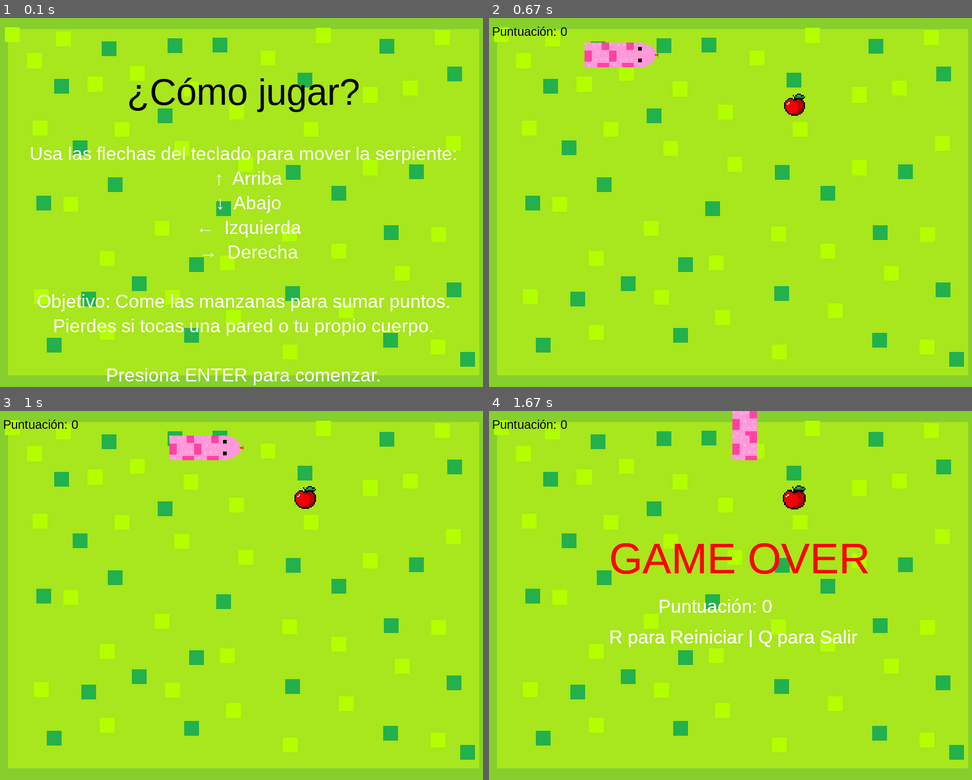
Above: before the commit, frames 1-4 (two rows, left to right).
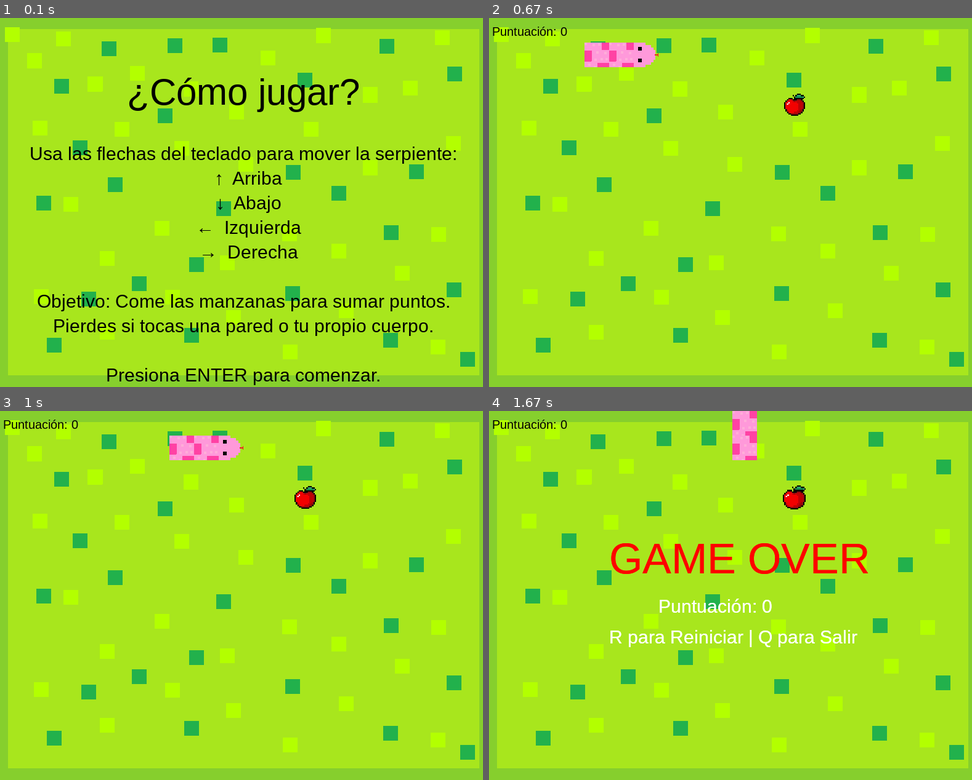
Above: after the commit, the same moments.

Repository: yuriangelperez/Proyecto-pygame-Snike
Game: pygame game, started from main.py
Same seed, same stepped clock (60 frames per second), same inputs: the game is played once before the commit and once after it.
Inputs:
- Up to frame 1 (0.1 s): no input
- Up to frame 2 (0.67 s): tap Enter at 0.33 s
- Up to frame 3 (1 s): hold Right from 0.67 s (still down)
- Up to frame 4 (1.67 s): release Right at 1.13 s; hold Up 1.17-1.63 s

The runs differ from the first frame. In frame 1, 4.5% of the frame differs, in the area x 6-95%, y 34-100%; in frame 2, nothing differs; in frame 3, nothing differs; in frame 4, nothing differs.

Commit message:
Modificacion de color del texto de guia

Diff:
--- a/guia.py
+++ b/guia.py
@@ -59,7 +59,7 @@
 
         y = 220
         for linea in instrucciones:
-            texto = fuente_texto.render(linea, True, BLANCO)
+            texto = fuente_texto.render(linea, True, NEGRO)
             rect_texto = texto.get_rect(center=(ANCHO // 2, y))
             pantalla.blit(texto, rect_texto)
             y += 40
